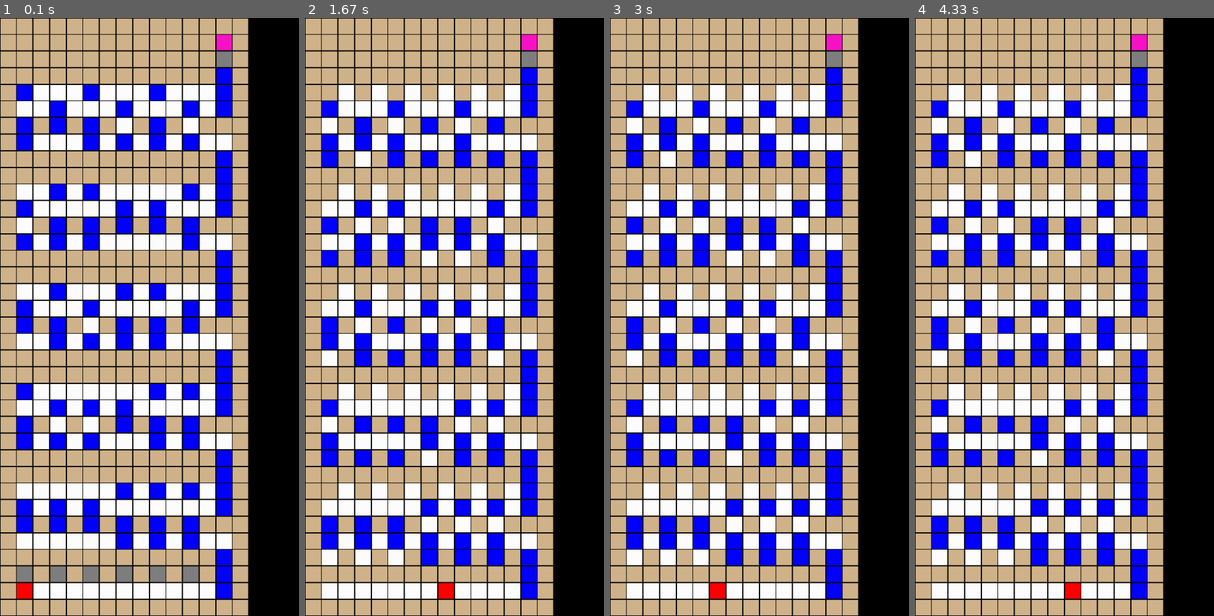
Above: before the commit, frames 1-4 (left to right).
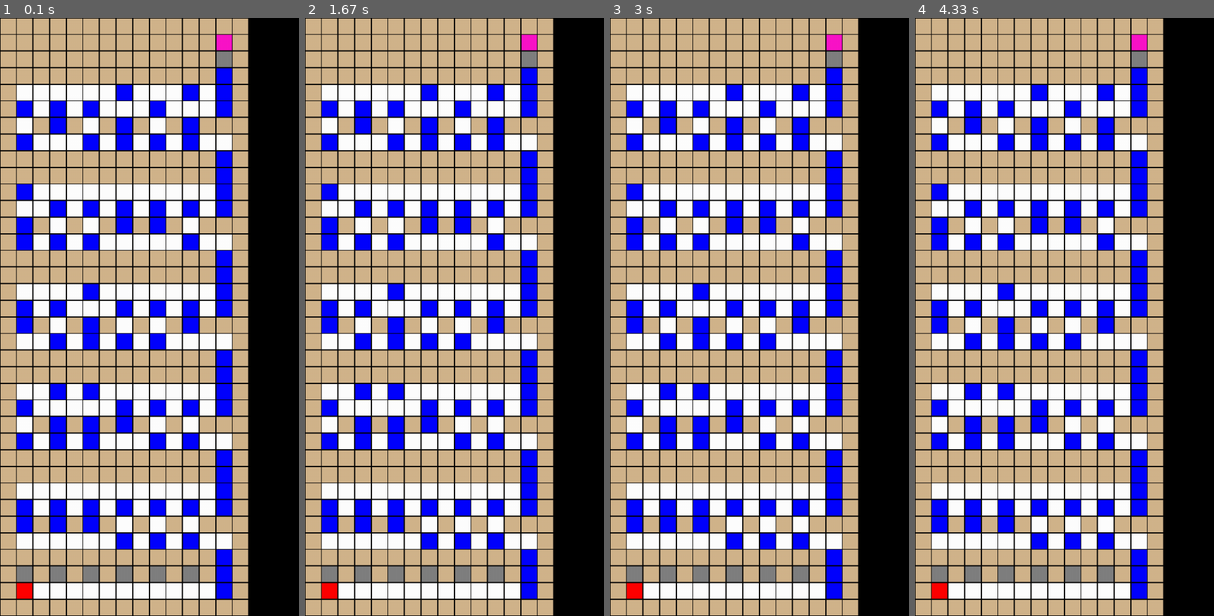
Above: after the commit, the same moments.

Repository: KirbyG/np-gravity-arcade
Game: pygame game, started from popils.py
Same seed, same stepped clock (60 frames per second), same inputs: the game is played once before the commit and once after it.
Inputs:
- Up to frame 1 (0.1 s): no input
- Up to frame 2 (1.67 s): tap A at 0.33 s; hold Left 0.67-1.2 s
- Up to frame 3 (3 s): no input
- Up to frame 4 (4.33 s): no input

The runs differ from the first frame. In frame 1, 9.0% of the frame differs, in the area x 5-67%, y 11-86%; in frame 2, 13%, in the area x 5-67%, y 11-98%; in frame 3, 13%; in frame 4, 13%.

Commit message:
Begin tackling auto-solver bugs

Diff:
--- /dev/null
+++ b/examples/unsolvable.txt
@@ -0,0 +1 @@
+1 2 3 1 2 -3 1 -2 3 1 -2 -3 -1 2 3 -1 2 -3 -1 -2 3 -1 -2 -3
--- a/popils.py
+++ b/popils.py
@@ -115,6 +115,59 @@
         move(vector)
 
 
+def autoSolvePuzzle():
+    global solution, solve, nested_form
+
+    # compute vector sequence
+    # find the solving variable assignment by brute force
+    good_guess = []
+    for guess in range(2 ** NUM_VARS):
+        # Convert ordinal value of guess to its binary representation
+        format_str = r'{:0' + str(NUM_VARS) + r'b}'
+        parsed_guess = [int(format_str.format(guess)[j]) *
+                        2 - 1 for j in range(NUM_VARS)]
+
+        # Save current solution guess iff
+        # Every clause has at least one variable that 'passes'
+        # Meaning it yields a viable path through the clause
+        if all([any([passes(nested_form[clause][var], parsed_guess)
+                    for var in range(VARS_PER_TUPLE)]) for clause in range(NUM_TUPLES)]):
+            good_guess = parsed_guess
+
+    if len(good_guess) == 0:
+        print("3SAT instance is not solvable!")
+        solve = False
+    else:
+        # set variables
+        for truthiness in good_guess:
+            if truthiness == 1:
+                solution.append(UP)
+            solution.append(RIGHT)
+            solution.append(RIGHT)
+        # traverse level
+        for tuple in range(NUM_TUPLES):
+            solution.append(UP)
+            solution.append(UP)
+            solution.append(UP)
+            lateral_blocks = 2 * (NUM_VARS + 1 - max([abs(nested_form[tuple][var])
+                                                      for var in range(VARS_PER_TUPLE) if passes(nested_form[tuple][var], good_guess)]))
+
+            # Move to nearest viable ladder
+            for i in range(lateral_blocks):
+                solution.append(LEFT)
+            solution.append(UP)
+            solution.append(UP)
+            for i in range(lateral_blocks):
+                solution.append(RIGHT)
+            solution.append(UP)
+
+        # Climb to princess
+        solution.append(UP)
+        solution.append(UP)
+        solution.append(UP)
+
+
+# Variable state (-1, 0, or 1) * variable truth setting (-1 or 1)
 def passes(var, guess):
     return sign(var) * guess[abs(var) - 1] == 1
 
@@ -148,7 +201,7 @@
                         type=str, help="1 2 -3 is equivalent to the clause (x1 || x2 || !x3). Default is " + DEFAULT_3SAT)
 input_type.add_argument('-f', dest='filename',
                         help="file containing an instance of 3SAT")
-parser.add_argument('-s', dest='--solver', action='store_true',
+parser.add_argument('-s', dest='solver', action='store_true',
                     help='run puzzle auto-solver')
 args = parser.parse_args()
 
@@ -164,6 +217,8 @@
 else:
     three_sat = DEFAULT_3SAT
 
+solve = args.solver
+
 array_form = [int(el) for el in str.split(three_sat)]
 truncation_needed = False
 while len(array_form) % 3 != 0:
@@ -198,13 +253,13 @@
 
 # Set up variables
 row_pointer = 3
-nested_form = [[array_form[3 * i + j]
-                for j in range(3)] for i in range(NUM_TUPLES)]
+nested_form = [[array_form[VARS_PER_TUPLE * i + j]
+                for j in range(VARS_PER_TUPLE)] for i in range(NUM_TUPLES)]
 
 done = False
 fresh = True
 solution = []
-autosolve = -1
+autosolve = 0
 
 redRow = 1
 redCol = 1
@@ -218,8 +273,12 @@
 
 draw(0, ROWS - 1, 0, COLS - 1)
 
+if solve:
+    autoSolvePuzzle()
+
+# Main game loop
 while not done:
-    if autosolve > -1:
+    if solve:
         force(solution[autosolve])
         autosolve = autosolve + 1
     for event in pygame.event.get():
@@ -237,55 +296,7 @@
                     force(DOWN)
         while (state[redRow - 1][redCol] == SUPPORT and hidden == SUPPORT):
             force(DOWN)
-    if fresh and redRow == 1 and redCol == 1 and event.type == pygame.KEYUP and event.key == pygame.K_a:
-        # autosolve
-        autosolve = 0
-        # compute vector sequence
-        # find the solving variable assignment by brute force
-        good_guess = []
-        for guess in range(2 ** NUM_VARS):
-            form = r'{:0' + str(NUM_VARS) + r'b}'
-            parsed_guess = [int(form.format(guess)[j]) *
-                            2 - 1 for j in range(NUM_VARS)]
-            solve = True
-            for clause in range(NUM_TUPLES):
-                satisfied = False
-                for var in range(3):
-                    temp = nested_form[clause][var]
-                    if passes(temp, parsed_guess):
-                        satisfied = True
-                        parsed_guess
-                if not satisfied:
-                    solve = False
-                    break
-            if solve:
-                good_guess = parsed_guess
-        if len(good_guess) == 0:
-            done = True
-        else:
-            # set variables
-            for var in good_guess:
-                if var == 1:
-                    solution.append(UP)
-                solution.append(RIGHT)
-                solution.append(RIGHT)
-            # traverse level
-            for tuple in range(NUM_TUPLES):
-                solution.append(UP)
-                solution.append(UP)
-                solution.append(UP)
-                shuffle = 2 * (NUM_VARS + 1 - max([abs(nested_form[tuple][var])
-                               for var in range(3) if passes(nested_form[tuple][var], good_guess)]))
-                for i in range(shuffle):
-                    solution.append(LEFT)
-                solution.append(UP)
-                solution.append(UP)
-                for i in range(shuffle):
-                    solution.append(RIGHT)
-                solution.append(UP)
-            solution.append(UP)
-            solution.append(UP)
-            solution.append(UP)
-    clock.tick(20)
+    clock.tick(15)
     renderDisplay()
-pygame.quit()
+    if hidden is PRINCESS:
+        done = True
--- a/popils_constants.py
+++ b/popils_constants.py
@@ -17,10 +17,10 @@
 ABSENT = 0
 PRESENT = 1
 
+SUB_GADGET_NEGATED = [LADDER, LADDER, SUPPORT, LADDER]
 SUB_GADGET_ABSENT = [LADDER, SUPPORT, LADDER, SUPPORT]
-SUB_GADGET_NEGATED = [LADDER, LADDER, SUPPORT, LADDER]
 SUB_GADGET_PRESENT = [SUPPORT, LADDER, LADDER, SUPPORT]
-SUB_GADGETS = [SUB_GADGET_ABSENT, SUB_GADGET_NEGATED, SUB_GADGET_PRESENT]
+SUB_GADGETS = [SUB_GADGET_NEGATED, SUB_GADGET_ABSENT, SUB_GADGET_PRESENT]
 
 # Measured in block units
 SUB_GADGET_HEIGHT = 4
Not shown, changed: README.md
Renamed: example_inputs/3SAT_default.txt -> examples/default.txt
Renamed: example_inputs/3SAT_7terms.txt -> examples/repeated_var_in_clause.txt
